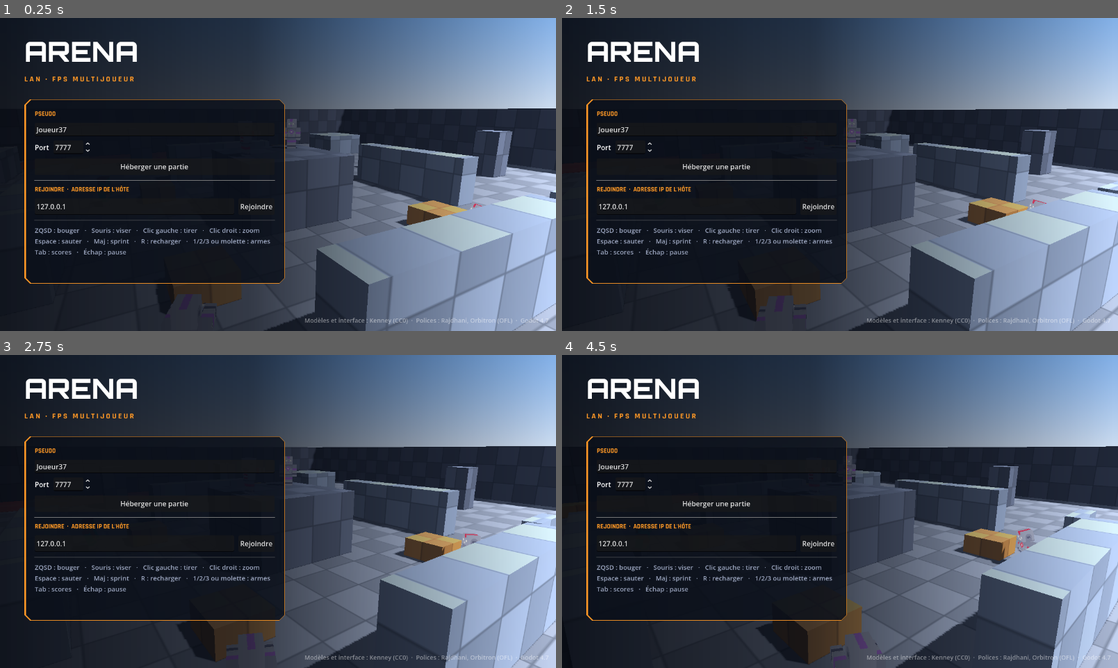
Above: before the commit, frames 1-4 (two rows, left to right).
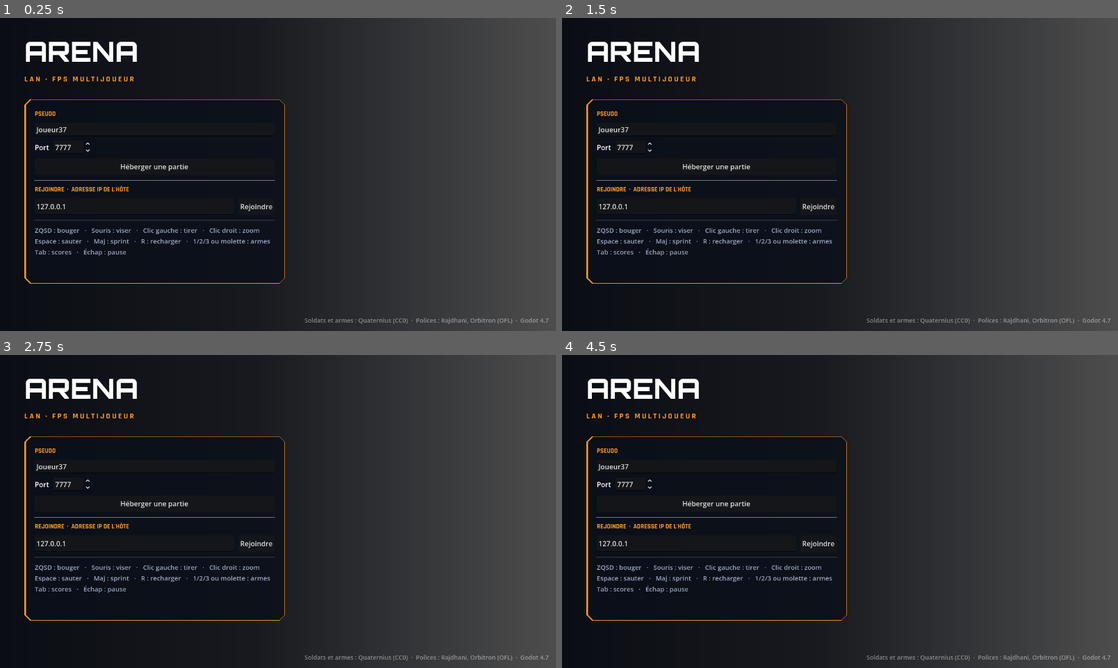
Above: after the commit, the same moments.

Repository: poiscail/arena-lan
Game: Godot game, scene res://main.tscn
Same seed, same stepped clock (60 frames per second), same inputs: the game is played once before the commit and once after it.
Inputs (mouse positions are in pixels of both pictures, inside the frame that each line leads up to):
- Up to frame 1 (0.25 s): no input
- Up to frame 2 (1.5 s): move the mouse to (962, 158) at 0.52 s; press the mouse at (962, 158) at 0.53 s; hold D (move_right) 0.53-1.28 s; tap Space (jump) at 0.77 s; tap Shift (sprint) at 0.8, 1.35 s; move the mouse to (728, 190) at 1.27 s; release the mouse at (728, 190) at 1.28 s; hold S (move_back) from 1.28 s (still down); click (728, 190) at 1.42 s
- Up to frame 3 (2.75 s): tap Space (jump) at 1.52 s; right-click (166, 527) at 1.55 s; move the mouse to (333, 442) at 2.02 s; release S (move_back) at 2.03 s; hold D (move_right) from 2.03 s (still down); hold Right mouse button (zoom) from 2.03 s (still down); click (333, 442) at 2.3 s
- Up to frame 4 (4.5 s): move the mouse to (812, 574) at 2.77 s; release D (move_right) at 2.78 s; release Right mouse button (zoom) at 2.78 s; hold W (move_forward) 2.78-3.53 s; tap Tab (scoreboard) at 2.85 s; click (812, 574) at 2.92 s; tap Space (jump) at 3.02, 3.77 s; tap Shift (sprint) at 3.05, 4.35 s; move the mouse to (1006, 558) at 3.52 s; press the mouse at (1006, 558) at 3.53 s; hold A (move_left) from 3.53 s (still down); right-click (1006, 558) at 3.8 s; tap R (reload) at 4.15 s; move the mouse to (673, 464) at 4.27 s; release the mouse at (673, 464) at 4.28 s

The runs differ from the first frame. In frame 1, 53% of the frame differs, in the area x 19-100%, y 0-100%; in frame 2, 52%; in frame 3, 51%; in frame 4, 51%.
Error after the commit: Attempt to call function 'instantiate' in base 'null instance' on a null instance. (res://scripts/models.gd:16)

Commit message:
v1.2 : soldats animés et armes Quaternius (CC0), armes tenues en main

Diff:
--- a/scripts/character.gd
+++ b/scripts/character.gd
@@ -70,9 +70,10 @@
 	_shape.position.y = 0.9
 	add_child(_shape)
 
-	_model = Models.character(_model_name(), 1.8)
+	_model = Models.character(_model_name(), 1.85)
 	add_child(_model)
 	_anim = _model.find_child("AnimationPlayer", true, false)
+	_gun = Models.attach_weapon(_model, Data.WEAPON_MODELS[0][0])
 
 	# Anneau de couleur au sol pour repérer l'équipe
 	_ring = MeshInstance3D.new()
@@ -92,9 +93,6 @@
 	head = Node3D.new()
 	head.position.y = EYE_HEIGHT
 	add_child(head)
-	_gun = Models.weapon(Data.WEAPON_MODELS[0][0], 0.6)
-	_gun.position = Vector3(0.22, -0.5, -0.45)
-	head.add_child(_gun)
 
 	_label = Label3D.new()
 	_label.text = display_name
@@ -111,7 +109,7 @@
 	_net_pos = position
 	_net_yaw = rotation.y
 	_prev_pos = position
-	_play("holding-both")
+	_play(Data.ANIM_IDLE)
 
 	if is_bot and multiplayer.is_server():
 		bot = BotScript.new()
@@ -161,7 +159,7 @@
 	if is_local and _viewmodel != null and _viewmodel.visible:
 		var length: float = Data.WEAPON_MODELS[weapon][1]
 		return _viewmodel.global_position - camera.global_transform.basis.z * (length / 2.0)
-	return _gun.global_position - head.global_transform.basis.z * 0.3
+	return _gun.global_position - head.global_transform.basis.z * 0.55 + Vector3(0, 0.1, 0)
 
 
 func face_center() -> void:
@@ -189,8 +187,7 @@
 		if is_local:
 			visible = false
 		else:
-			_play("die")
-			_gun.visible = false
+			_play(Data.ANIM_DEATH)
 			_label.visible = false
 			_ring.visible = false
 			_hide_t = DEATH_SHOW_TIME
@@ -198,10 +195,9 @@
 		visible = true
 		_hide_t = 0.0
 		if not is_local:
-			_gun.visible = true
 			_label.visible = true
 			_ring.visible = true
-		_play("holding-both")
+		_play(Data.ANIM_IDLE)
 
 
 func respawn(pos: Vector3) -> void:
@@ -253,12 +249,12 @@
 			if _hide_t <= 0.0:
 				visible = false
 		return
-	if _speed > 7.5:
-		_play("sprint")
+	if _speed > 7.0:
+		_play(Data.ANIM_RUN)
 	elif _speed > 0.8:
-		_play("walk")
+		_play(Data.ANIM_WALK)
 	else:
-		_play("holding-both")
+		_play(Data.ANIM_IDLE)
 
 
 func _play(anim: String) -> void:
--- a/scripts/data.gd
+++ b/scripts/data.gd
@@ -13,14 +13,19 @@
 	{"name": "Sniper", "damage": 80, "rate": 1.3, "mag": 5, "reload": 2.6, "spread": 0.0, "pellets": 1, "range": 300.0, "auto": false, "head": 2.0},
 ]
 
-# Modèle 3D de chaque arme (Kenney Blaster Kit) et sa longueur en vue à la première personne
-const WEAPON_MODELS := [["blaster-d", 0.4], ["blaster-b", 0.32], ["blaster-e", 0.55]]
+# Modèle 3D de chaque arme (Quaternius Toon Shooter) et sa longueur en vue à la première personne
+const WEAPON_MODELS := [["AK", 0.62], ["Shotgun", 0.62], ["Sniper", 0.8]]
 
-# Modèles des personnages (Kenney Blocky Characters) : un robot par équipe, au hasard en mêlée
-const TEAM_MODELS := ["character-h", "character-g"]
-const FFA_MODELS := ["character-a", "character-b", "character-c", "character-d", "character-e",
-		"character-f", "character-i", "character-j", "character-k", "character-l", "character-m",
-		"character-n", "character-o", "character-p", "character-q", "character-r"]
+# Modèles des personnages (Quaternius Toon Shooter) : un par équipe, au hasard en mêlée
+const TEAM_MODELS := ["Character_Soldier", "Character_Enemy"]
+const FFA_MODELS := ["Character_Soldier", "Character_Enemy", "Character_Hazmat"]
+
+# Animations du kit utilisées pour chaque état
+const ANIM_IDLE := "Idle_Shoot"
+const ANIM_WALK := "Walk_Shoot"
+const ANIM_RUN := "Run_Gun"
+const ANIM_AIR := "Jump_Idle"
+const ANIM_DEATH := "Death"
 
 # Recul vertical de la caméra (radians) par tir
 const RECOIL := [0.012, 0.05, 0.09]
--- a/scripts/main.gd
+++ b/scripts/main.gd
@@ -103,7 +103,7 @@
 	panel.add_child(stack)
 
 	var credits := Label.new()
-	credits.text = "Modèles et interface : Kenney (CC0)  ·  Polices : Rajdhani, Orbitron (OFL)  ·  Godot 4.7"
+	credits.text = "Soldats et armes : Quaternius (CC0)  ·  Polices : Rajdhani, Orbitron (OFL)  ·  Godot 4.7"
 	credits.add_theme_font_size_override("font_size", 14)
 	credits.add_theme_color_override("font_color", Color(1, 1, 1, 0.45))
 	credits.horizontal_alignment = HORIZONTAL_ALIGNMENT_RIGHT
--- a/scripts/menu_bg.gd
+++ b/scripts/menu_bg.gd
@@ -1,28 +1,28 @@
 extends Node3D
-## Fond animé du menu : l'arène filmée par une caméra qui tourne lentement, avec quelques personnages.
+## Fond animé du menu : l'arène filmée par une caméra qui tourne lentement, avec quelques soldats.
 
 const MapScript := preload("res://scripts/map.gd")
 const Models := preload("res://scripts/models.gd")
-const Data := preload("res://scripts/data.gd")
 
-# [position, modèle, animation, arme]
+# [position, modèle, animation, arme ("" = aucune)]
 const CAST := [
-	[Vector3(-2.2, 3.5, 0.6), "character-g", "holding-both", 0],
-	[Vector3(1.6, 3.5, -1.2), "character-h", "idle", 2],
-	[Vector3(-7.0, 0, 9.0), "character-h", "holding-both", 1],
-	[Vector3(5.5, 0, 8.0), "character-g", "emote-yes", -1],
-	[Vector3(8.0, 0, -7.5), "character-j", "holding-both", 0],
-	[Vector3(-9.0, 0, -6.0), "character-o", "idle", -1],
+	[Vector3(-1.6, 3.5, 1.0), "Character_Soldier", "Idle_Shoot", "AK"],
+	[Vector3(1.4, 3.5, -1.0), "Character_Enemy", "Idle_Shoot", "Sniper"],
+	[Vector3(-7.0, 0, 9.0), "Character_Hazmat", "Idle_Shoot", "Shotgun"],
+	[Vector3(5.5, 0, 8.0), "Character_Soldier", "Wave", ""],
+	[Vector3(8.0, 0, -7.5), "Character_Enemy", "Idle", "SMG"],
+	[Vector3(-9.0, 0, -6.0), "Character_Hazmat", "Yes", ""],
 ]
 
 var _cam: Camera3D
 var _t := 0.0
+var _closeup := false
 
 
 func _ready() -> void:
 	MapScript.new().build(self, false)
 	for c in CAST:
-		var m := Models.character(c[1], 1.8)
+		var m := Models.character(c[1], 1.85)
 		add_child(m)
 		m.position = c[0]
 		m.rotation.y = atan2(c[0].x, c[0].z) + randf_range(-0.4, 0.4)
@@ -30,19 +30,24 @@
 		if ap != null and ap.has_animation(c[2]):
 			ap.get_animation(c[2]).loop_mode = Animation.LOOP_LINEAR
 			ap.play(c[2])
-			ap.seek(randf() * 1.0, true)
-		if c[3] >= 0:
-			var g := Models.weapon(Data.WEAPON_MODELS[c[3]][0], 0.6)
-			g.position = Vector3(0.22, 1.1, -0.45)
-			m.add_child(g)
+			ap.seek(randf(), true)
+		if c[3] != "":
+			Models.attach_weapon(m, c[3])
 	_cam = Camera3D.new()
 	_cam.fov = 55.0
 	add_child(_cam)
 	_cam.make_current()
 	_t = randf() * TAU
+	_closeup = "--closeup" in OS.get_cmdline_user_args()
 
 
 func _process(delta: float) -> void:
+	if _closeup:
+		# Vue rapprochée (vérification des modèles) : soldat posé près de la tour
+		var target: Vector3 = CAST[2][0] + Vector3(0, 1.1, 0)
+		_cam.position = target + Vector3(2.2, 0.6, 3.2)
+		_cam.look_at(target)
+		return
 	_t += delta * 0.05
 	_cam.position = Vector3(cos(_t) * 17.0, 6.5 + sin(_t * 2.0) * 0.8, sin(_t) * 17.0)
 	_cam.look_at(Vector3(0, 2.2, 0))
--- a/scripts/models.gd
+++ b/scripts/models.gd
@@ -1,9 +1,10 @@
 extends RefCounted
-## Chargement des modèles 3D (Kenney, CC0) mis à l'échelle et orientés pour le jeu.
+## Chargement des modèles 3D (Quaternius Toon Shooter Game Kit, CC0) mis à l'échelle et orientés pour le jeu.
 
-const CHAR_PATH := "res://assets/characters/%s.glb"
-const WEAPON_PATH := "res://assets/weapons/%s.glb"
-const LOOPING := ["idle", "walk", "sprint", "holding-both", "holding-right"]
+const CHAR_PATH := "res://assets/soldiers/%s.gltf"
+const WEAPON_PATH := "res://assets/guns/%s.gltf"
+const HAND_BONE := "Index1_R"
+const LOOPING := ["Idle", "Idle_Shoot", "Walk", "Walk_Shoot", "Run", "Run_Gun", "Run_Shoot", "Jump_Idle"]
 
 
 ## Personnage animé, pieds à l'origine, regard vers -Z, hauteur donnée.
@@ -19,25 +20,41 @@
 		for n in LOOPING:
 			if ap.has_animation(n):
 				ap.get_animation(n).loop_mode = Animation.LOOP_LINEAR
-		if ap.has_animation("idle"):
-			ap.play("idle")
-			ap.seek(0.0, true)
+	attach_weapon(root, "")  # le kit range toutes ses armes dans la main : on les cache avant de mesurer
 	var box := _local_aabb(inst)
 	var s := height / maxf(box.size.y, 0.01)
 	inst.scale = Vector3.ONE * s
-	inst.position = Vector3(-box.get_center().x * s, -box.position.y * s, -box.get_center().z * s)
+	inst.position.y = -box.position.y * s
+	for m in inst.find_children("*", "MeshInstance3D", true, false):
+		m.extra_cull_margin = 2.0  # le maillage animé peut sortir de sa boîte d'origine
 	return root
 
 
-## Arme centrée sur l'origine, canon vers -Z, longueur donnée.
+## Affiche dans la main droite l'arme du kit portant ce nom ("" = mains vides) et cache les autres.
+static func attach_weapon(character_root: Node3D, model: String) -> Node3D:
+	var hand := character_root.find_child(HAND_BONE, true, false)
+	var shown: Node3D = null
+	if hand == null:
+		return null
+	for gun in hand.get_children():
+		if gun is Node3D:
+			gun.visible = gun.name == model
+			if gun.visible:
+				shown = gun
+				(gun as GeometryInstance3D).cast_shadow = GeometryInstance3D.SHADOW_CASTING_SETTING_ON
+	return shown if shown != null else hand
+
+
+## Arme pour la vue à la première personne : centrée, canon vers -Z, longueur donnée.
 static func weapon(model: String, length: float) -> Node3D:
 	var root := Node3D.new()
-	var pivot := Node3D.new()  # les blasters Kenney ont déjà le canon vers -Z
+	var pivot := Node3D.new()
+	pivot.rotation.y = -PI / 2.0  # les armes du kit pointent vers -X
 	root.add_child(pivot)
 	var inst: Node3D = load(WEAPON_PATH % model).instantiate()
 	pivot.add_child(inst)
 	var box := _local_aabb(inst)
-	var s := length / maxf(box.size.z, 0.01)
+	var s := length / maxf(box.size.x, 0.01)
 	inst.scale = Vector3.ONE * s
 	inst.position = -box.get_center() * s
 	for m in inst.find_children("*", "MeshInstance3D", true, false):
@@ -49,6 +66,8 @@
 	var result := AABB()
 	var first := true
 	for m in top.find_children("*", "MeshInstance3D", true, false):
+		if not m.visible:
+			continue
 		var xf := Transform3D.IDENTITY
 		var n: Node = m
 		while n != top and n is Node3D:
Not shown, added: assets/LICENSE-ASSETS.txt
Not shown, removed: assets/characters/License.txt
Binary file removed: assets/characters/Textures/texture-a.png
Binary file removed: assets/characters/Textures/texture-b.png
Binary file removed: assets/characters/Textures/texture-c.png
Binary file removed: assets/characters/Textures/texture-d.png
Binary file removed: assets/characters/Textures/texture-e.png
Binary file removed: assets/characters/Textures/texture-f.png
Binary file removed: assets/characters/Textures/texture-g.png
Binary file removed: assets/characters/Textures/texture-h.png
Binary file removed: assets/characters/Textures/texture-i.png
Binary file removed: assets/characters/Textures/texture-j.png
(and 33 more such lines)
